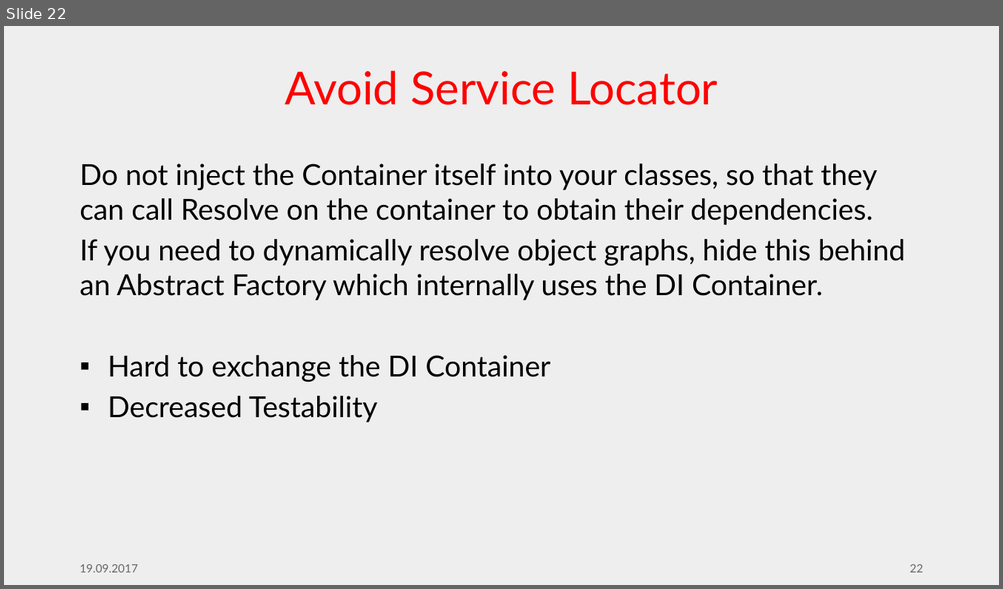
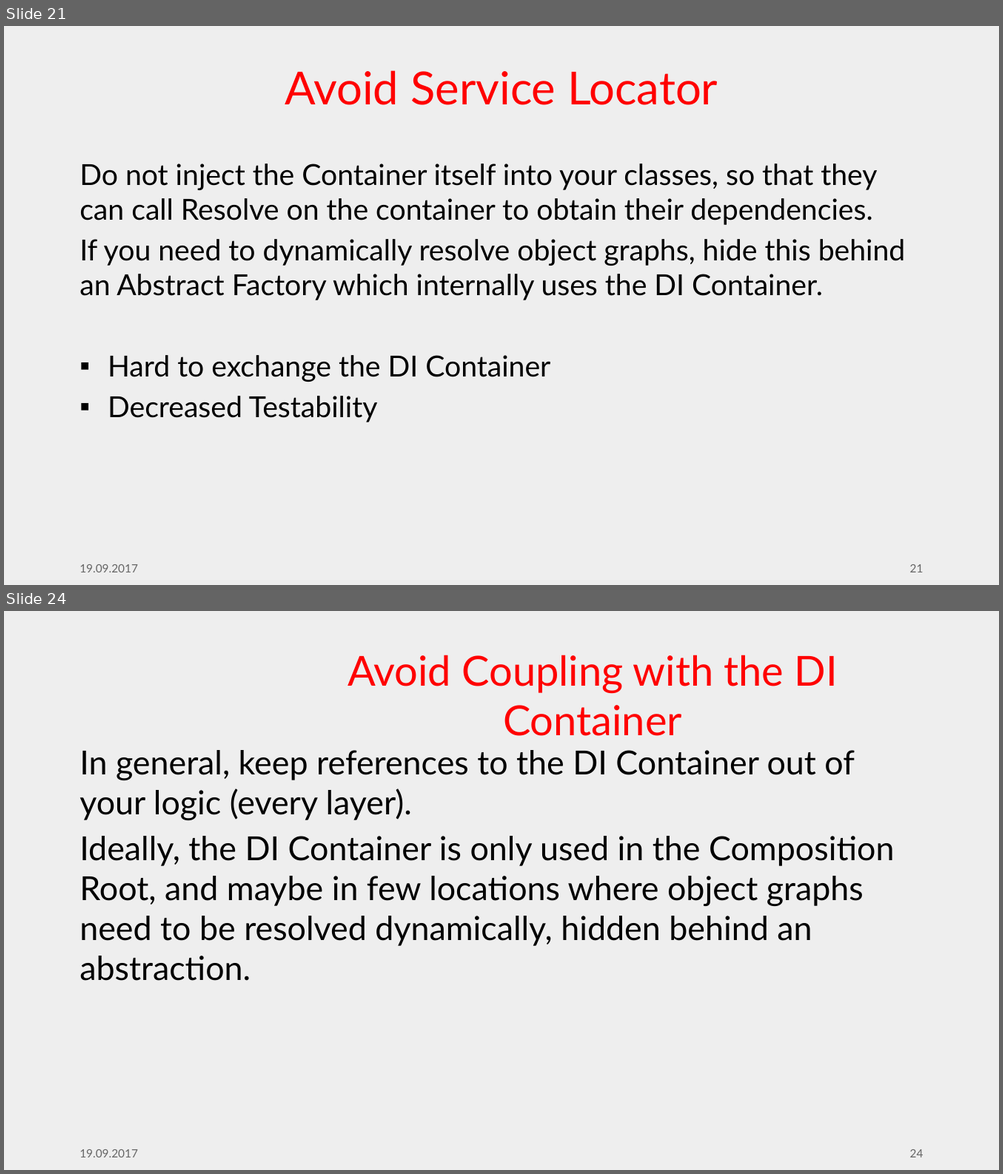
Before and after one commit to feO2x/AdcCore2017.DependencyInjection, a slide deck: ADC Core 2017 - Designing ASP.NET Core Apps with Dependency Injection in Mind.pptx. Shown one above the other, each under a label of ours: slide 22 before the commit, slides 21 and 24 after it; the slides between them are not shown. The pictures are 1003x589 and 1003x1174 pixels, drawn with LibreOffice and Linux fonts; fonts in the diff are those of the drawing; background and template pictures are left out. Boxes give left, top, right and bottom in pixels: in the first picture for what was removed or moved away, otherwise in the second. Text is boxed around its words. In the diff, an @@ line names an element or a change of style, - is before the commit and + after.

```diff
--- a/ADC Core 2017 - Designing ASP.NET Core Apps with Dependency Injection in Mind.pptx
+++ b/ADC Core 2017 - Designing ASP.NET Core Apps with Dependency Injection in Mind.pptx
@@ slide 24 added at [4,611,999,1170], background #EEEEEE @@
@@ title added at [347,655,837,736], 40 pt, text #FF0000 @@
+Avoid Coupling with the DI Container
@@ text added at [79,750,893,981], 32 pt, text #000000 @@
+In general, keep references to the DI Container out of your logic (every layer).
+Ideally, the DI Container is only used in the Composition Root, and maybe in few locations where object graphs need to be resolved dynamically, hidden behind an abstraction.
@@ text added at [79,1150,138,1158], 11 pt, text #656565 @@
+19.09.2017
@@ page number added at [910,1150,923,1158], 11 pt, text #656565 @@
+24
@@ what was slide 22 is now slide 21 @@
@@ page number at [910,565,923,573]: text changed @@
-22
+21
```
Also in this commit, not shown: 6 slides changed, 2 other slides added, 1 slide removed, 5 other files.
